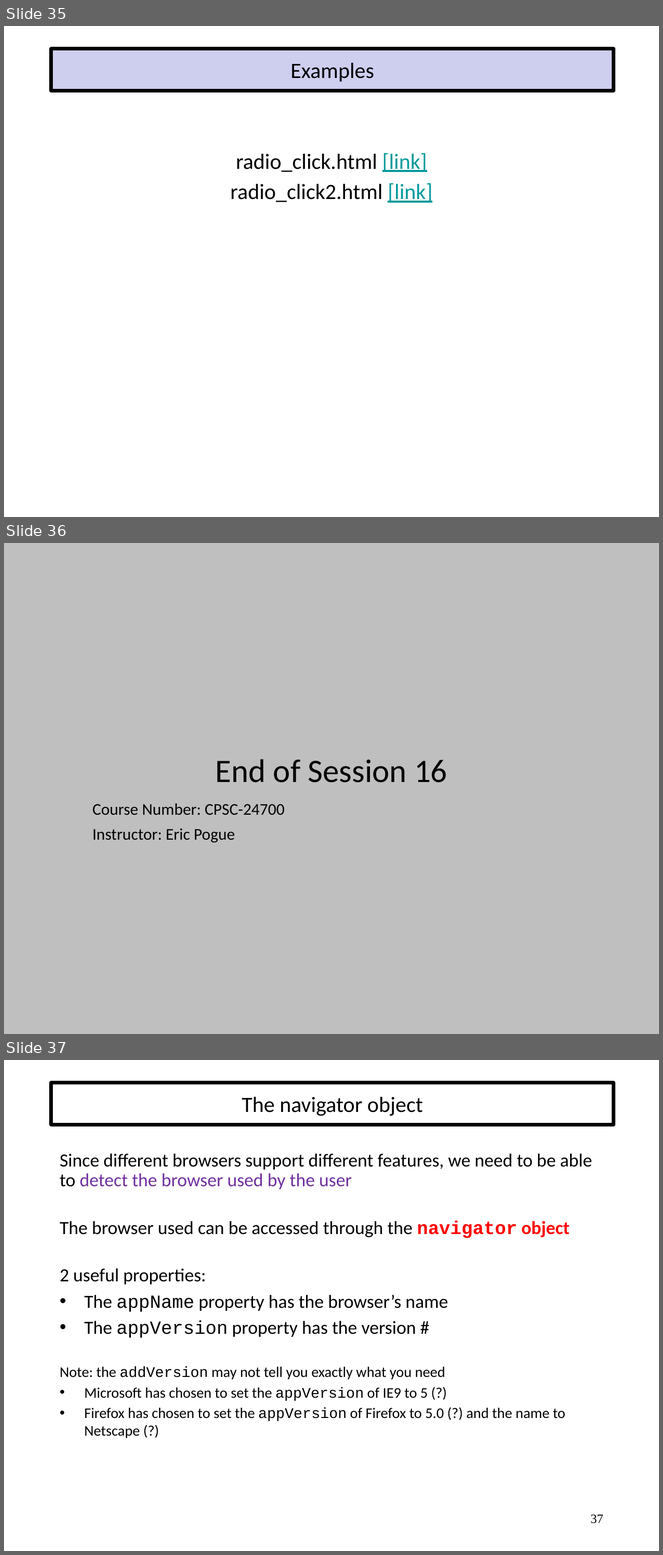
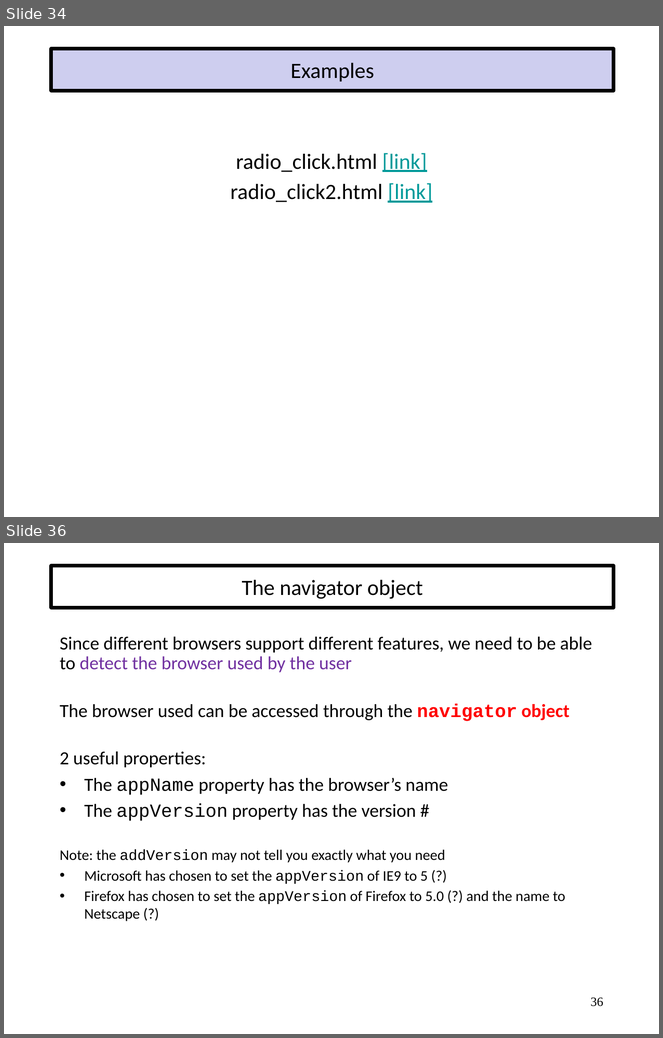
Before and after one commit to EricJPogue/www-epogue-info, a slide deck: CPSC-24700/Presentations/javascript-and-html.pptx. Shown one above the other, each under a label of ours: slides 35, 36 and 37 before the commit, slides 34 and 36 after it; the slides between them are not shown. The pictures are 663x1555 and 663x1038 pixels, drawn with LibreOffice and Linux fonts; fonts in the diff are those of the drawing. Boxes give left, top, right and bottom in pixels: in the first picture for what was removed or moved away, otherwise in the second. Text is boxed around its words. In the diff, an @@ line names an element or a change of style, - is before the commit and + after.

```diff
--- a/CPSC-24700/Presentations/javascript-and-html.pptx
+++ b/CPSC-24700/Presentations/javascript-and-html.pptx
@@ slide 36 removed at bbox=[4, 543, 659, 1034], background #BFBFBF @@
@@ title removed at bbox=[216, 759, 448, 783] @@
-End of Session 16
@@ subtitle removed at bbox=[92, 804, 285, 843] @@
-Course Number: CPSC-24700
-Instructor: Eric Pogue
@@ what was slide 35 is now slide 34 @@
@@ what was slide 37 is now slide 36 @@
@@ page number at bbox=[591, 997, 604, 1007]: text changed @@
-37
+36
```
Also in this commit, not shown: 1 slide changed, 2 other files.
